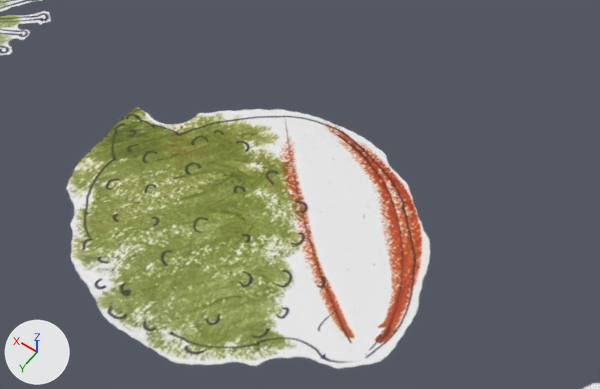
What one commit did to the Blender file Assets/Graphics/mainCharacter.blend.
The view is the same before and after, from a 50 mm camera at (-1.245, 1.782, 2.289) aimed at (-0.207, 0.329, 0.004). The lights are fixed; the arrows at lower left show +X, +Y and +Z.

Names of what the first picture shows: 'head'.
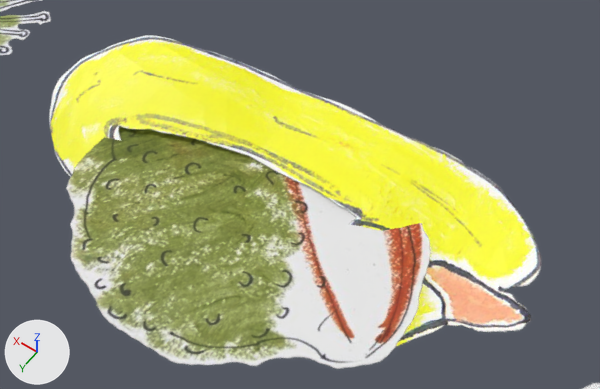
The change, as a diff of the scene's bpy script:
```diff
--- a/Assets/Graphics/mainCharacter.blend.py
+++ b/Assets/Graphics/mainCharacter.blend.py
@@ img_boue2_png @@
+img_boue2_png = load_image('boue2.png', 'Sprites/boue2.png', 655, 283, 'sRGB')
@@ mat_boue2 @@
+mat_boue2 = principled_material('boue2')
+mat_boue2.texture = img_boue2_png  # with its transparency
@@ me_boue2 @@
+me_boue2.from_pydata(...)  # 196 vertices, 153 faces; spans x -0.98..1.0, y -0.42..0.46, z -0.14..0.04
+me_boue2.materials.append(mat_boue2)  # picture img_boue2_png
@@ ob_boue @@
+ob_boue = bpy.data.objects.new('boue', me_boue2)
+ob_boue.location = (-0.139, 0.321, 0.084)
```

What differs and where, as boxes [x1, y1, x2, y2] in the pictures (600 x 389 px):
'boue', added (yellow): after [50, 36, 541, 347]
